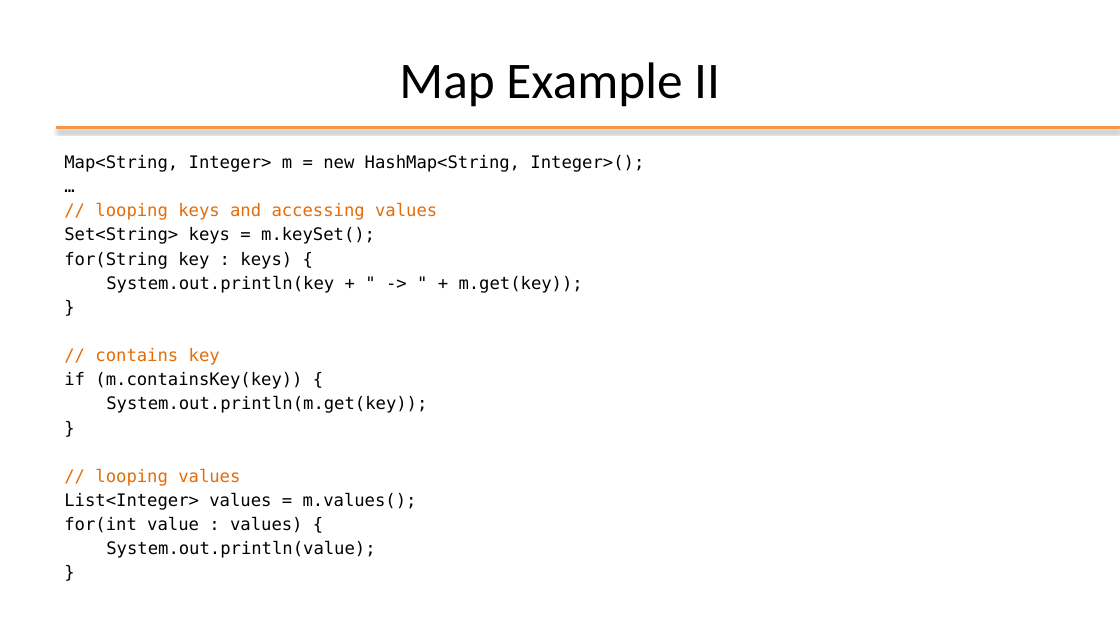
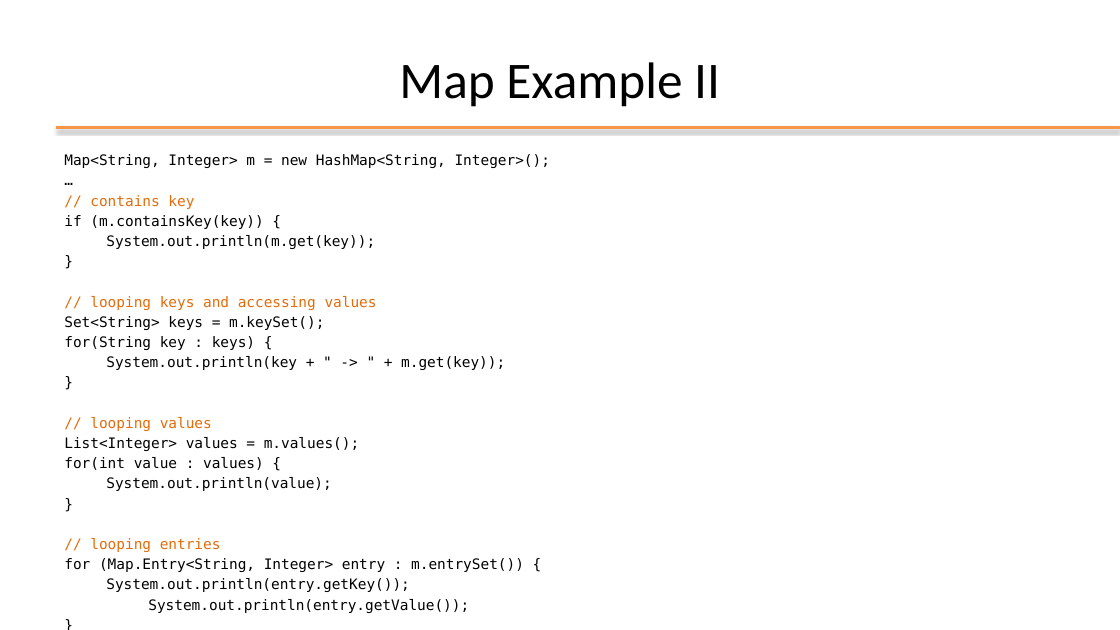
Before and after one commit to nbicocchi/learn-java-core, a slide deck: slide 35 of assets/slides/E4 - Java Data Structures.pptx (slide 37 before the commit). Drawn at 1120x630 pixels with LibreOffice and Linux fonts; fonts in the diff are those of the drawing; background and template pictures are left out. Boxes give left, top, right and bottom in pixels: in the first picture for what was removed or moved away, otherwise in the second. Text is boxed around its words. In the diff, an @@ line names an element or a change of style, - is before the commit and + after.

```diff
--- a/assets/slides/E4 - Java Data Structures.pptx
+++ b/assets/slides/E4 - Java Data Structures.pptx
@@ text at bbox=[64, 154, 550, 491]: size 14.8 to 12.4 pt in "Map<String, Integer> m = new HashMap<String, Integer>();", "…", "// looping keys and accessing values", "Set<String> keys = m.keySet();" and 8 more places @@
@@ text at bbox=[64, 195, 375, 249]: paragraphs added @@
+// contains key
+if (m.containsKey(key)) {
+System.out.println(m.get(key));
+}
@@ text at bbox=[64, 348, 427, 413]: paragraphs removed @@
-}
-// contains key
-if (m.containsKey(key)) {
-System.out.println(m.get(key));
@@ text at bbox=[64, 538, 524, 613]: paragraphs added @@
+// looping entries
+for (Map.Entry<String, Integer> entry : m.entrySet()) {
+System.out.println(entry.getKey());
+System.out.println(entry.getValue());
+}
```
Also in this commit, not shown: 6 other slides changed, 4 slides added, 6 slides removed, 1 other file.
